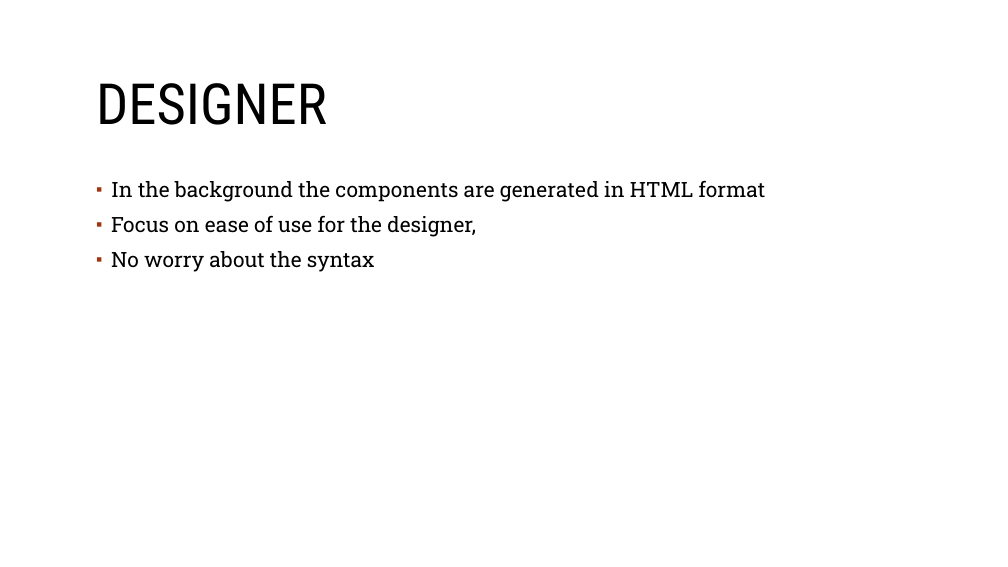
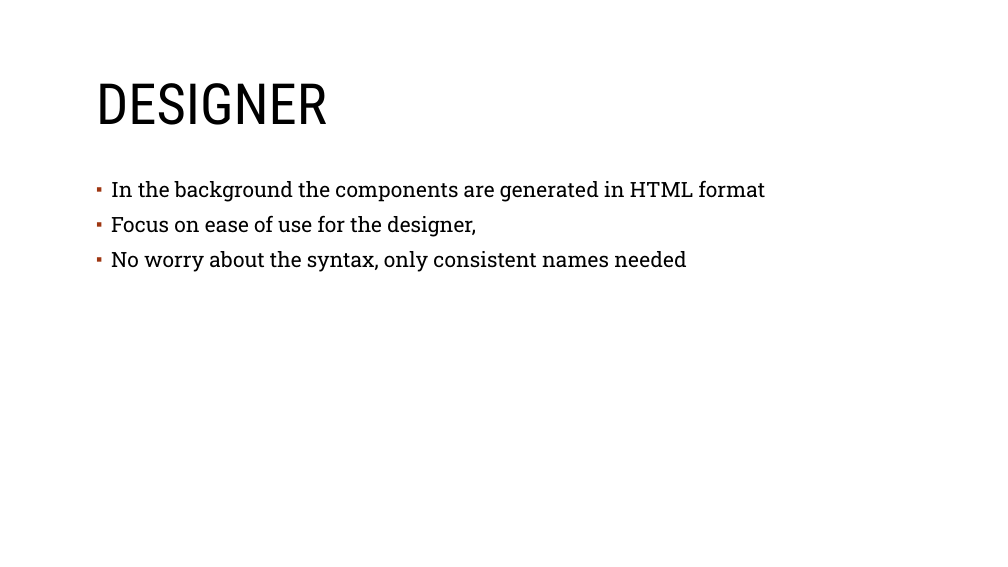
Before and after one commit to sebivenlo/Vaadin-workshop, a slide deck: slide 19 of Documentation/Frontend-technologies.odp (slide 18 before the commit). Drawn at 1008x567 pixels with LibreOffice and Linux fonts; fonts in the diff are those of the drawing; background and template pictures are left out. Boxes give left, top, right and bottom in pixels: in the first picture for what was removed or moved away, otherwise in the second. Text is boxed around its words. In the diff, an @@ line names an element or a change of style, - is before the commit and + after.

```diff
--- a/Documentation/Frontend-technologies.odp
+++ b/Documentation/Frontend-technologies.odp
@@ text at (111, 251, 687, 272): text changed @@
-▪ No worry about the syntax
+▪ No worry about the syntax, only consistent names needed
```
Also in this commit, not shown: 6 other slides changed, 2 slides added, 1 slide removed.
